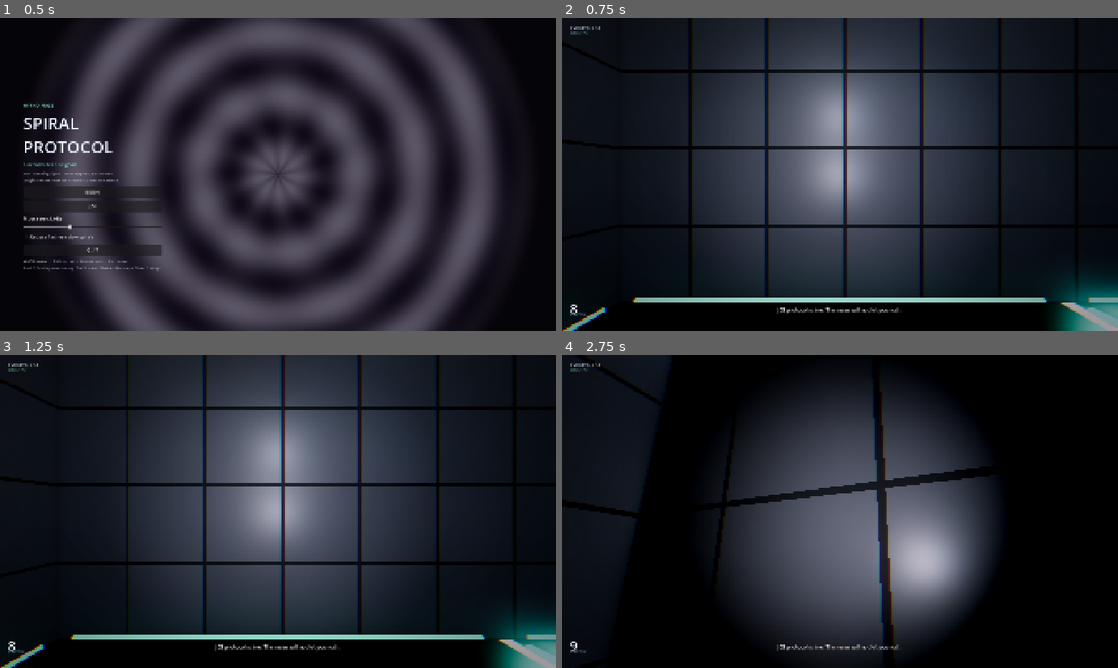
Above: before the commit, frames 1-4 (two rows, left to right).
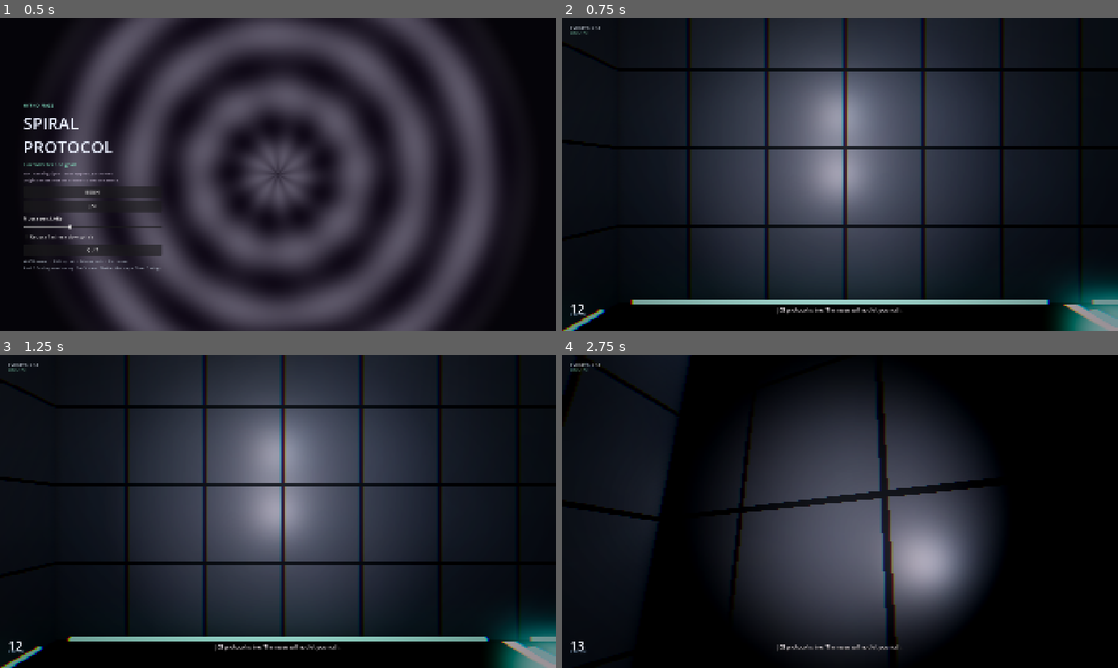
Above: after the commit, the same moments.

Repository: Rodrigo8240572/Hypnomaze
Game: Godot game, scene res://scenes/menu.tscn
Two runs of this game, one before a commit and one after it. Both use one fixed random seed, a clock stepped at 60 frames per second and the inputs below.
Inputs (mouse positions are in pixels of both pictures, inside the frame that each line leads up to):
- Up to frame 1 (0.5 s): no input
- Up to frame 2 (0.75 s): click "JOI" at 0.5 s
- Up to frame 3 (1.25 s): no input
- Up to frame 4 (2.75 s): tap Enter at 1.25, 2.1 s; move the mouse to (867, 511) at 1.27 s; hold Shift (sprint) 1.28-2.03 s; hold W (move_forward) from 1.28 s (still down); move the mouse to (812, 511) at 2.02 s

Frame 1 is identical in both runs. In frame 2, 4.0% of the frame differs, in the area x 1-100%, y 0-95%; in frame 3, 3.7%; in frame 4, 6.5%, in the area x 1-78%, y 0-96%.

Commit message:
Update game_state.gd

Diff:
--- a/autoload/game_state.gd
+++ b/autoload/game_state.gd
@@ -5,6 +5,7 @@
 signal subtitle(text: String)
 signal run_reset()
 signal level_changed(level: int)
+signal trigger_installed(id: String)
 
 const KEYS_NEEDED := 3
 const FIXATION_MAX := 100.0
@@ -21,6 +22,11 @@
 var level: int = 1
 var looking_at_feed: bool = false
 
+# New
+var installed_triggers: Array[String] = []
+var total_watch_time: float = 0.0
+var current_trap_watch: float = 0.0
+
 var intercom_lines := [
 	"There is nowhere else you were supposed to be.",
 	"The corridor remembers your footsteps.",
@@ -32,6 +38,8 @@
 	"You can leave when you have earned the door. Not before.",
 	"It's just a video. It's just a silly screen.",
 	"There is a lot going on. You can handle it. Mostly.",
+	"Terminal logs are not optional reading.",
+	"Some keys hide behind the pretty faces.",
 ]
 
 var joi_lines := [
@@ -44,9 +52,10 @@
 	"Leak a little focus. That is allowed. The maze likes it.",
 	"When I say wait, you wait. When I say look, you look.",
 	"Your hand moved. That's alright. Put it back.",
+	"Deeper. The longer you stay the softer you get.",
 ]
 
-var resist_words := ["AWAKE", "FOCUS", "OUT", "BREATHE", "STAY", "CLEAR", "LEAVE"]
+var resist_words := ["AWAKE", "FOCUS", "OUT", "BREATHE", "STAY", "CLEAR", "LEAVE", "RESIST", "NAME"]
 
 var shatter_lines := [
 	"It is only a hallway. Prove it.",
@@ -56,74 +65,95 @@
 	"Your eyes want the pretty thing. Steal them back.",
 	"Don't move your eyes — hold. Fight. Repeat.",
 	"Play the stubborn game. Five seconds. Then another.",
+	"The rings get faster the longer you watch. Move.",
 ]
 
+var terminal_logs := [
+	"LOG 03-A: Subject entered wing voluntarily. Compliance trajectory positive.",
+	"LOG 07-C: Prolonged screen fixation correlates with reduced escape attempts.",
+	"LOG 12: Keys placed inside active conditioning nodes. Curiosity is useful.",
+	"LOG 18: Long-form protocols now active on upper wings. Do not linger.",
+	"LOG 22: Custom media slots enabled. Operator may inject personal material.",
+	"LOG 29: Subject still believes the goal is escape. Useful fiction.",
+]
 
 func reset_run() -> void:
 	keys = 0
-	fixation = 8.0 if joi_mode else 0.0
+	fixation = 12.0 if joi_mode else 0.0
 	overlay_locked = false
 	run_over = false
 	won = false
 	level = 1
 	looking_at_feed = false
+	installed_triggers.clear()
+	total_watch_time = 0.0
+	current_trap_watch = 0.0
 	keys_changed.emit(keys)
 	fixation_changed.emit(fixation)
 	level_changed.emit(level)
 	run_reset.emit()
 
-
 func next_level() -> void:
 	keys = 0
 	level += 1
-	add_fixation(6.0)
+	add_fixation(5.0 + level * 1.5)
 	keys_changed.emit(keys)
 	level_changed.emit(level)
 	say("Wing %d. The lights learned your name." % level)
-
 
 func add_key() -> void:
 	keys = mini(keys + 1, KEYS_NEEDED)
 	keys_changed.emit(keys)
 	say("Eve key %d of %d. The door noticed." % [keys, KEYS_NEEDED])
 
-
 func add_fixation(amount: float) -> void:
 	if run_over:
 		return
-	fixation = clampf(fixation + amount, 0.0, FIXATION_MAX)
+	# Soft permanent triggers make fixation climb faster
+	var mult := 1.0
+	if "soft_eyes" in installed_triggers:
+		mult += 0.25
+	if "slow_hands" in installed_triggers:
+		mult += 0.15
+	fixation = clampf(fixation + amount * mult, 0.0, FIXATION_MAX)
 	fixation_changed.emit(fixation)
 	if fixation >= FIXATION_MAX:
 		lose()
 
+func install_trigger(id: String) -> void:
+	if id in installed_triggers:
+		return
+	installed_triggers.append(id)
+	trigger_installed.emit(id)
+	say("Something stayed with you: %s" % id)
+
+func difficulty_from_watch(watch: float) -> float:
+	# 0.0 → 1.0+ the longer the player stays in a trap
+	return 1.0 + clampf(watch / 18.0, 0.0, 2.5)
 
 func say(text: String) -> void:
 	subtitle.emit(text)
 
-
 func win() -> void:
-	if run_over:
-		return
+	if run_over: return
 	run_over = true
 	won = true
 	say("The lock opens. You still remember your name. Leave.")
 
-
 func lose() -> void:
-	if run_over:
-		return
+	if run_over: return
 	run_over = true
 	won = false
 	say("The maze keeps you. That was always an ending.")
 
-
 func random_word() -> String:
 	return resist_words[randi() % resist_words.size()]
-
 
 func random_joi() -> String:
 	return joi_lines[randi() % joi_lines.size()]
 
-
 func random_intercom() -> String:
 	return intercom_lines[randi() % intercom_lines.size()]
+
+func random_terminal() -> String:
+	return terminal_logs[randi() % terminal_logs.size()]
